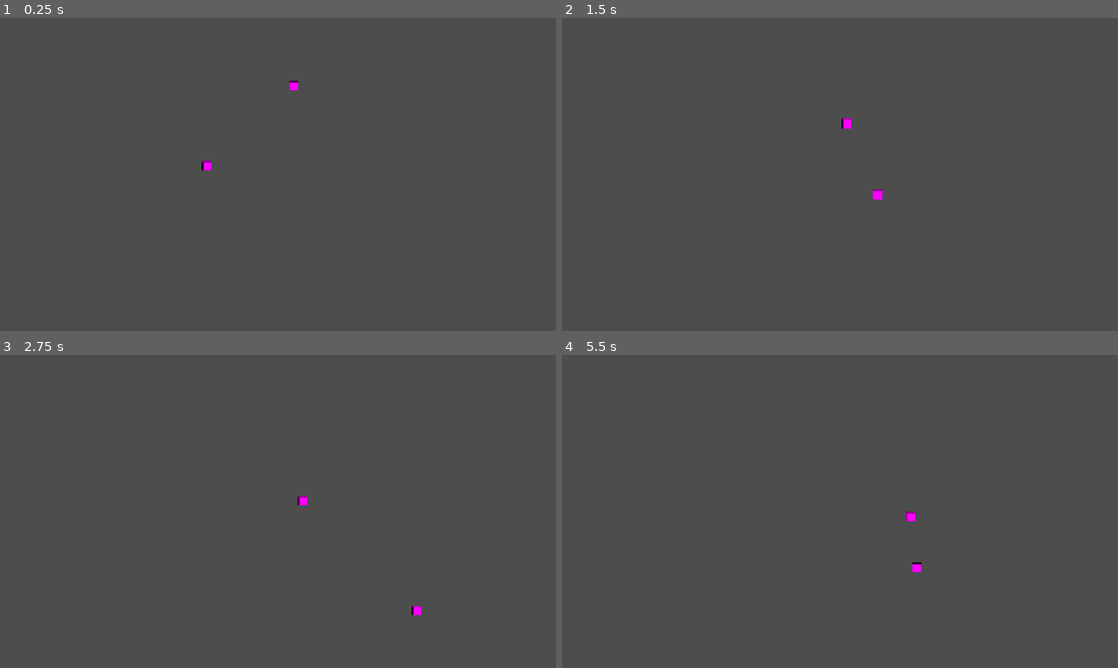
Above: before the commit, frames 1-4 (two rows, left to right).
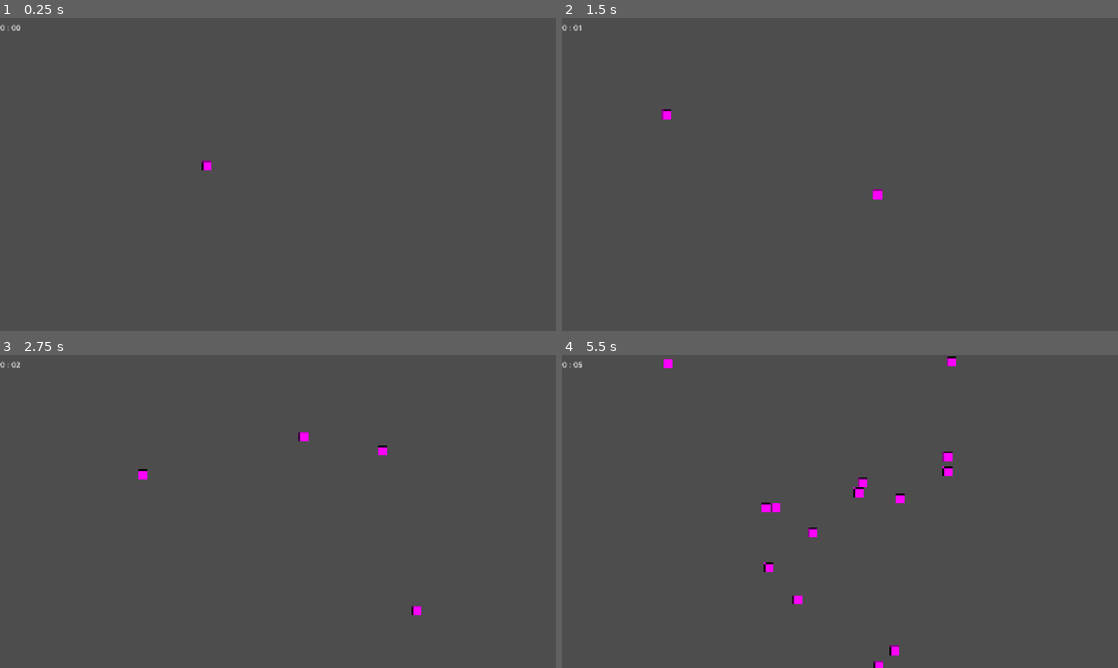
Above: after the commit, the same moments.

Repository: Bakjob/alien_destroyer_3d
Game: Godot game, scene res://scenes/game.tscn
Two runs of this game, one before a commit and one after it. Both use one fixed random seed, a clock stepped at 60 frames per second and the inputs below.
Inputs:
- Up to frame 1 (0.25 s): no input
- Up to frame 2 (1.5 s): hold D (right) 0.53-1.28 s; hold S (down) from 1.28 s (still down)
- Up to frame 3 (2.75 s): release S (down) at 2.03 s; hold D (right) from 2.03 s (still down)
- Up to frame 4 (5.5 s): release D (right) at 2.78 s; hold W (up) 2.78-3.53 s; hold A (left) 3.53-5.03 s; hold S (down) from 5.03 s (still down)

The runs differ from the first frame. In frame 1, less than 0.1% of the frame differs, in the area x 0-54%, y 2-24%; in frame 2, 0.1%; in frame 3, 0.2%; in frame 4, 0.9%, in the area x 0-71%, y 0-100%.

Commit message:
Add enemy spawner

Diff:
--- a/scenes/enemy.tscn
+++ b/scenes/enemy.tscn
@@ -1,6 +1,6 @@
 [gd_scene load_steps=4 format=3 uid="uid://c3wekyolwh88i"]
 
-[ext_resource type="Script" uid="uid://cd18v1hntp4n" path="res://scenes/enemy.gd" id="1_7p1mj"]
+[ext_resource type="Script" uid="uid://cd18v1hntp4n" path="res://enemy.gd" id="1_7p1mj"]
 
 [sub_resource type="PlaceholderTexture2D" id="PlaceholderTexture2D_8tegq"]
 size = Vector2(20, 20)
@@ -8,7 +8,6 @@
 [sub_resource type="RectangleShape2D" id="RectangleShape2D_7p1mj"]
 
 [node name="Enemy" type="CharacterBody2D"]
-position = Vector2(-1, -1)
 script = ExtResource("1_7p1mj")
 
 [node name="Sprite2D" type="Sprite2D" parent="."]
--- a/scenes/game.tscn
+++ b/scenes/game.tscn
@@ -1,13 +1,12 @@
 [gd_scene load_steps=3 format=3 uid="uid://bdrx4yjgdxqg2"]
 
 [ext_resource type="PackedScene" uid="uid://cwevegvja3a3n" path="res://scenes/player.tscn" id="1_uwrxv"]
-[ext_resource type="PackedScene" uid="uid://c3wekyolwh88i" path="res://scenes/enemy.tscn" id="2_yqjtg"]
+[ext_resource type="PackedScene" uid="uid://bgsf3yll0pbit" path="res://scenes/spawner.tscn" id="2_yqjtg"]
 
 [node name="Game" type="Node2D"]
 
+[node name="Spawner" parent="." node_paths=PackedStringArray("player") instance=ExtResource("2_yqjtg")]
+player = NodePath("../Player")
+
 [node name="Player" parent="." instance=ExtResource("1_uwrxv")]
 position = Vector2(427, 304)
-
-[node name="Enemy" parent="." node_paths=PackedStringArray("player_reference") instance=ExtResource("2_yqjtg")]
-position = Vector2(622, 126)
-player_reference = NodePath("../Player")
--- /dev/null
+++ b/scenes/spawner.gd
@@ -0,0 +1,41 @@
+extends Node2D
+
+@export var player : CharacterBody2D
+@export var enemy : PackedScene
+
+var distance : float = 400
+
+var minute : int:
+	set(value):
+		minute = value
+		%Minute.text = str(value)
+
+var second : int:
+	set(value):
+		second = value
+		if second >= 10:
+			second -= 10
+			minute += 1
+		$HBoxContainer/Second.text = str(second).lpad(2, '0')
+
+
+func spawn(pos : Vector2):
+	var enemy_instance = enemy.instantiate()
+
+	enemy_instance.position = pos
+	enemy_instance.player_reference = player
+
+	get_tree().current_scene.add_child(enemy_instance)
+
+func get_random_position() -> Vector2:
+	return  player.position + distance * Vector2.RIGHT.rotated(randf_range(0, 2 * PI))
+
+
+func amount(number : int = 1):
+	for i in range(number):
+		spawn(get_random_position())
+
+
+func _on_timer_timeout() -> void:
+	second += 1
+	amount(second % 10)
--- /dev/null
+++ b/scenes/spawner.tscn
@@ -0,0 +1,37 @@
+[gd_scene load_steps=3 format=3 uid="uid://bgsf3yll0pbit"]
+
+[ext_resource type="Script" uid="uid://djvh3xud8itdq" path="res://scenes/spawner.gd" id="1_ik2nu"]
+[ext_resource type="PackedScene" uid="uid://c3wekyolwh88i" path="res://scenes/enemy.tscn" id="2_tx2ig"]
+
+[node name="Spawner" type="Node2D"]
+script = ExtResource("1_ik2nu")
+enemy = ExtResource("2_tx2ig")
+
+[node name="HBoxContainer" type="HBoxContainer" parent="."]
+offset_right = 40.0
+offset_bottom = 40.0
+
+[node name="Minute" type="Label" parent="HBoxContainer"]
+layout_mode = 2
+text = "0"
+
+[node name="Label2" type="Label" parent="HBoxContainer"]
+layout_mode = 2
+text = ":"
+
+[node name="Second" type="Label" parent="HBoxContainer"]
+layout_mode = 2
+text = "00"
+
+[node name="Timer" type="Timer" parent="."]
+autostart = true
+
+[node name="Pattern" type="Timer" parent="."]
+wait_time = 10.0
+autostart = true
+
+[node name="Elite" type="Timer" parent="."]
+wait_time = 9.0
+autostart = true
+
+[connection signal="timeout" from="Timer" to="." method="_on_timer_timeout"]
Renamed: scenes/enemy.gd -> enemy.gd
Renamed: scenes/enemy.gd.uid -> enemy.gd.uid
Not shown, added: scenes/spawner.gd.uid
